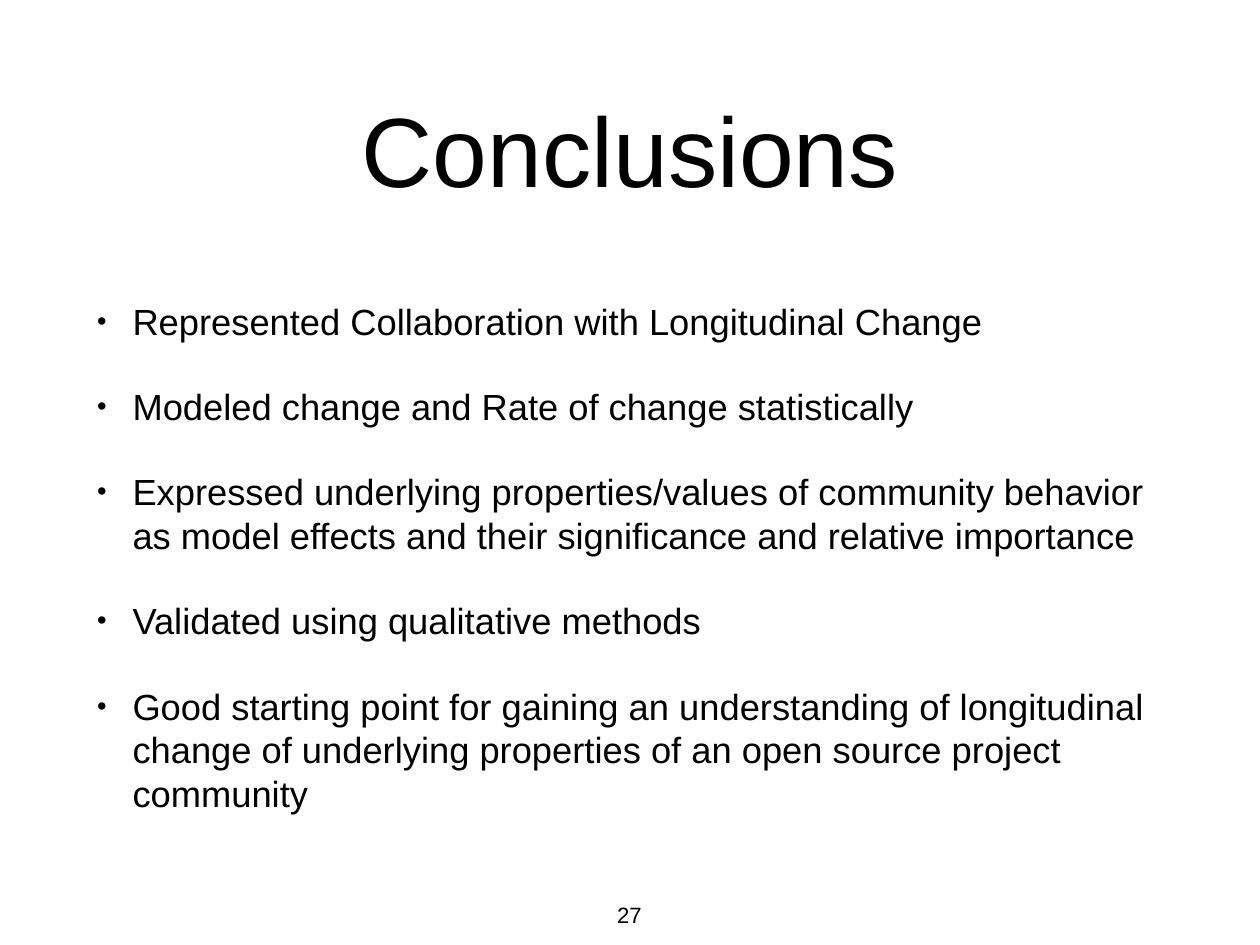
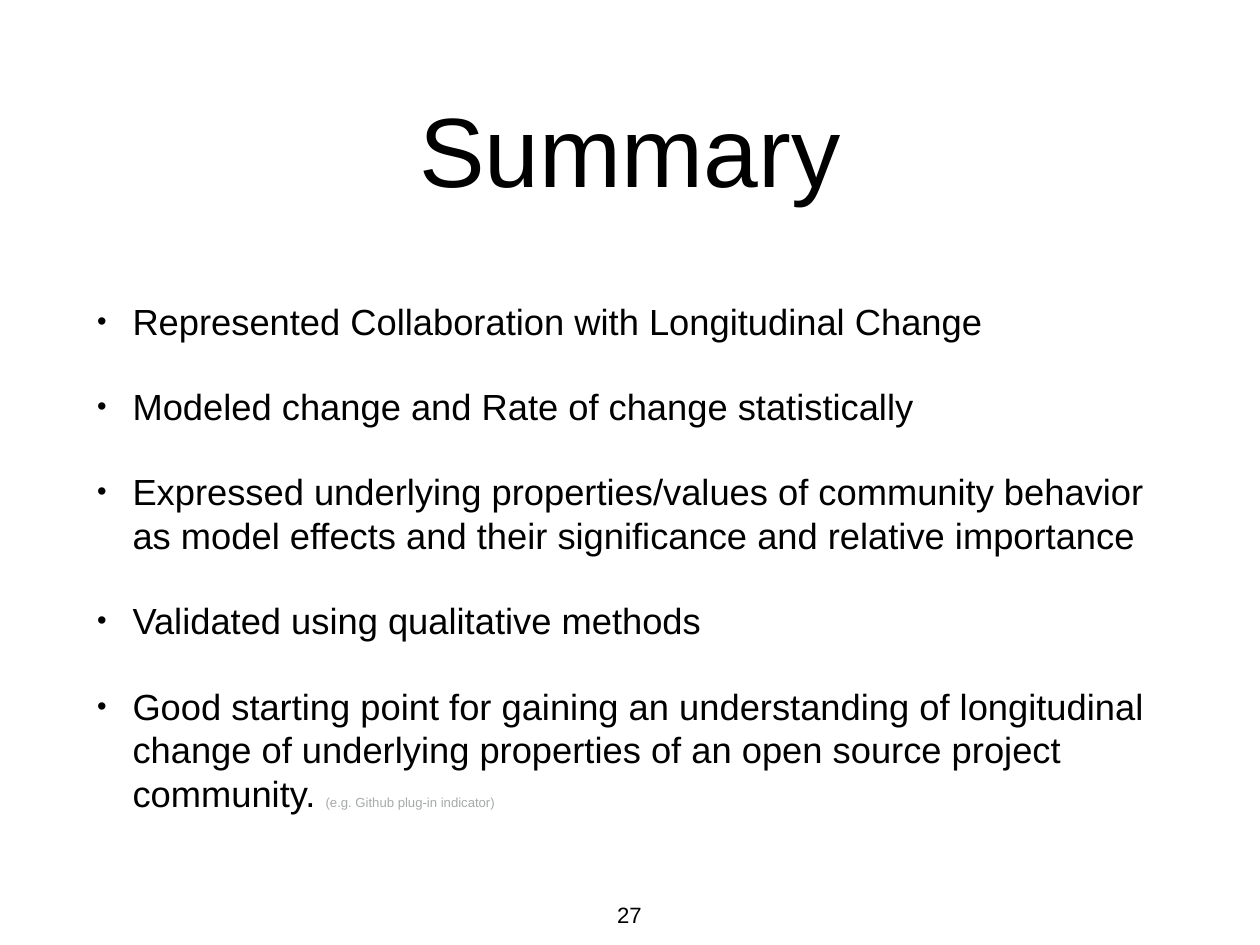
Before and after one commit to azarbakht/prelim, a slide deck: slide 27 of slides/prelim_presentation.pptx. Drawn at 1260x945 pixels with LibreOffice and Linux fonts; fonts in the diff are those of the drawing. Boxes give left, top, right and bottom in pixels: in the first picture for what was removed or moved away, otherwise in the second. Text is boxed around its words. In the diff, an @@ line names an element or a change of style, - is before the commit and + after.

```diff
--- a/slides/prelim_presentation.pptx
+++ b/slides/prelim_presentation.pptx
@@ title at [419,118,840,205]: text changed @@
-Conclusions
+Summary
@@ text at [133,693,1144,815]: text changed @@
-• Good starting point for gaining an understanding of longitudinal change of underlying properties of an open source project community
+• Good starting point for gaining an understanding of longitudinal change of underlying properties of an open source project community. (e.g. Github plug-in indicator)
```
Also in this commit, not shown: 6 other slides changed, 5 other files.
